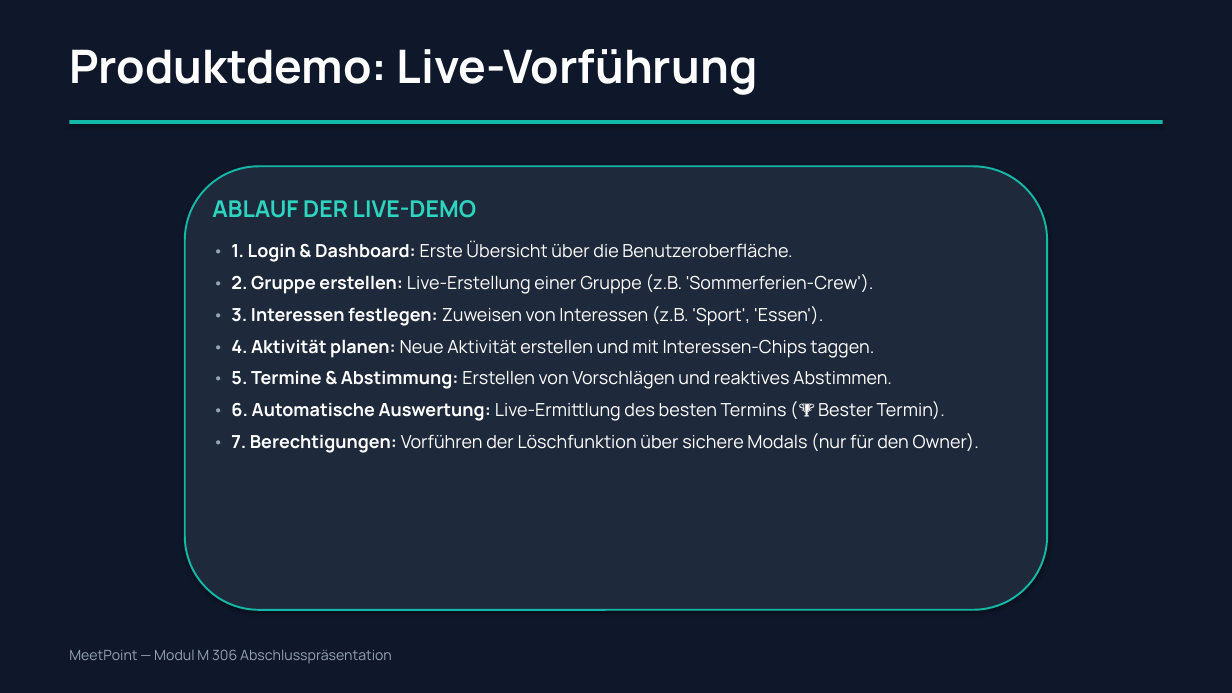
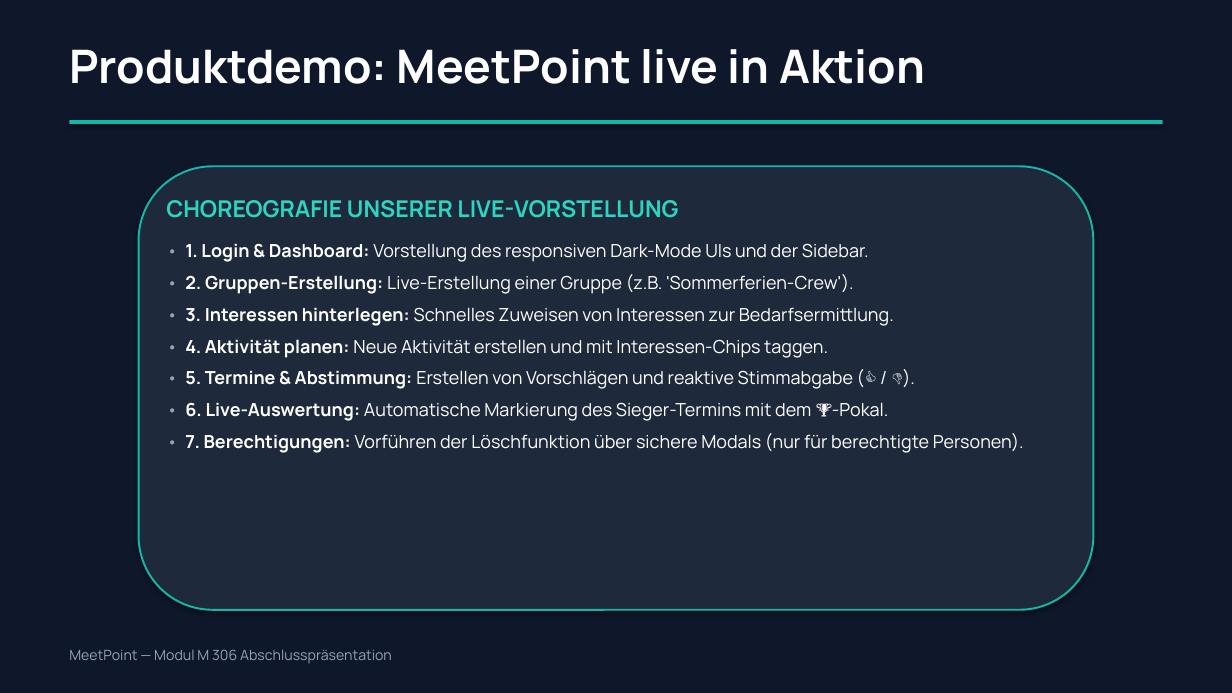
Before and after one commit to bobiib/MeetPoint, a slide deck: slide 5 of MeetPoint_Praesentation.pptx. Drawn at 1232x693 pixels with LibreOffice and Linux fonts; fonts in the diff are those of the drawing. Boxes give left, top, right and bottom in pixels: in the first picture for what was removed or moved away, otherwise in the second. Text is boxed around its words. In the diff, an @@ line names an element or a change of style, - is before the commit and + after.

```diff
--- a/MeetPoint_Praesentation.pptx
+++ b/MeetPoint_Praesentation.pptx
@@ text at (69,49,925,84): text changed @@
-Produktdemo: Live-Vorführung
+Produktdemo: MeetPoint live in Aktion
@@ rounded rectangle: place and size @@
-rounded rectangle at (185,166,1047,610)
+rounded rectangle at (139,166,1093,610)
@@ text at (166,200,894,326): text changed @@
-ABLAUF DER LIVE-DEMO
-• 1. Login & Dashboard: Erste Übersicht über die Benutzeroberfläche.
-• 2. Gruppe erstellen: Live-Erstellung einer Gruppe (z.B. 'Sommerferien-Crew').
-• 3. Interessen festlegen: Zuweisen von Interessen (z.B. 'Sport', 'Essen').
+CHOREOGRAFIE UNSERER LIVE-VORSTELLUNG
+• 1. Login & Dashboard: Vorstellung des responsiven Dark-Mode UIs und der Sidebar.
+• 2. Gruppen-Erstellung: Live-Erstellung einer Gruppe (z.B. 'Sommerferien-Crew').
+• 3. Interessen hinterlegen: Schnelles Zuweisen von Interessen zur Bedarfsermittlung.
@@ text "CHOREOGRAFIE UNSERER LIVE-VORSTELLUNG": place and size @@
-text "CHOREOGRAFIE UNSERER LIVE-VORSTELLUNG" at (212,200,979,453)
+text "CHOREOGRAFIE UNSERER LIVE-VORSTELLUNG" at (166,200,1024,453)
@@ text at (185,370,1024,453): text changed @@
-• 5. Termine & Abstimmung: Erstellen von Vorschlägen und reaktives Abstimmen.
-• 6. Automatische Auswertung: Live-Ermittlung des besten Termins (🏆 Bester Termin).
-• 7. Berechtigungen: Vorführen der Löschfunktion über sichere Modals (nur für den Owner).
+• 5. Termine & Abstimmung: Erstellen von Vorschlägen und reaktive Stimmabgabe (👍 / 👎).
+• 6. Live-Auswertung: Automatische Markierung des Sieger-Termins mit dem 🏆-Pokal.
+• 7. Berechtigungen: Vorführen der Löschfunktion über sichere Modals (nur für berechtigte Personen).
```
Also in this commit, not shown: 5 other slides changed.
